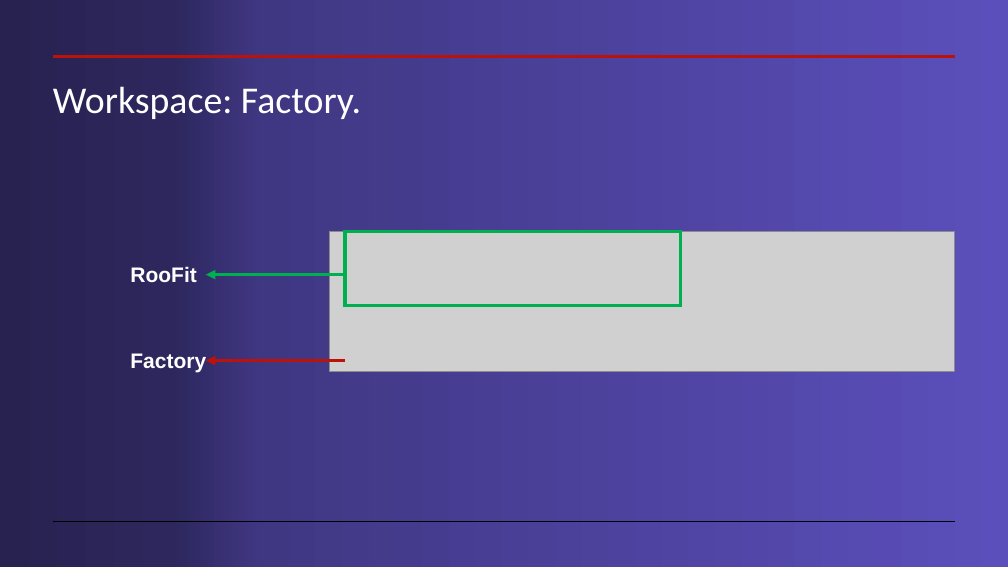
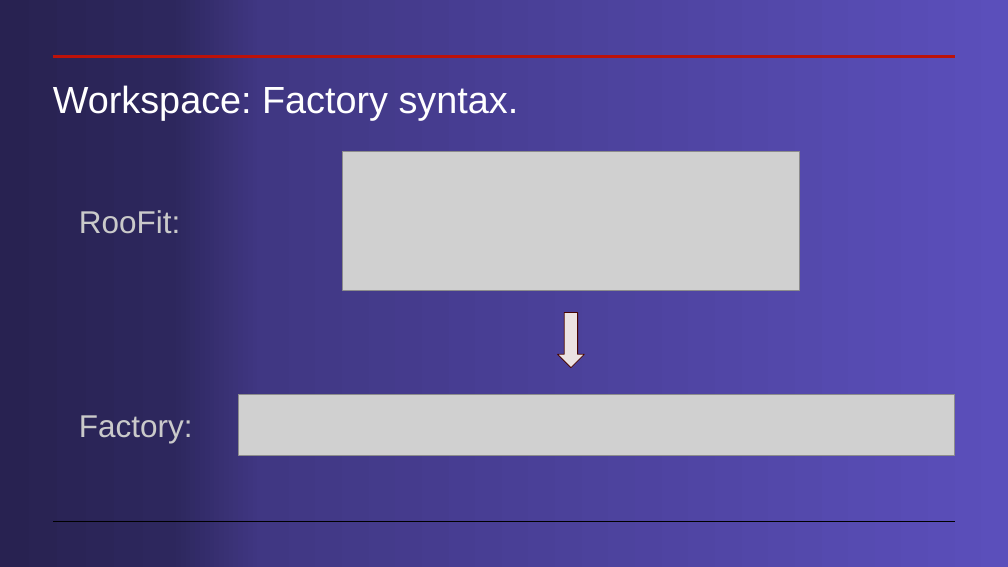
Before and after one commit to cdavidgutierrez/ProyectoFinal_CERN_ROOT, a slide deck: slide 8 of Workspaces en root.pptx (slide 7 before the commit). Drawn at 1008x567 pixels with LibreOffice and Linux fonts; fonts in the diff are those of the drawing; grey boxes stand for pictures. Boxes give left, top, right and bottom in pixels: in the first picture for what was removed or moved away, otherwise in the second. Text is boxed around its words. In the diff, an @@ line names an element or a change of style, - is before the commit and + after.

```diff
--- a/Workspaces en root.pptx
+++ b/Workspaces en root.pptx
@@ title at box(53, 85, 519, 120): text changed; font Calibri to Arial @@
-Workspace: Factory.
+Workspace: Factory syntax.
@@ picture added at box(343, 152, 799, 290) @@
@@ text at box(79, 210, 180, 234): text changed; size 20 to 30 pt; text colour #FFFFFF to #CACACA; bold off @@
-RooFit
+RooFit:
@@ picture removed at box(330, 231, 955, 371) @@
@@ rectangle removed at box(345, 231, 681, 306) @@
@@ arrow removed from (345, 274) to (206, 274) @@
@@ down arrow added at box(558, 313, 585, 368), fill #EBE2E2, outline #470401 0.75 pt @@
@@ arrow removed from (345, 361) to (206, 361) @@
@@ text at box(79, 415, 193, 443): text changed; size 20 to 30 pt; text colour #FFFFFF to #CACACA; bold off @@
-Factory
+Factory:
@@ picture added at box(239, 395, 955, 456) @@
```
Also in this commit, not shown: 13 other slides changed, 2 slides added.
